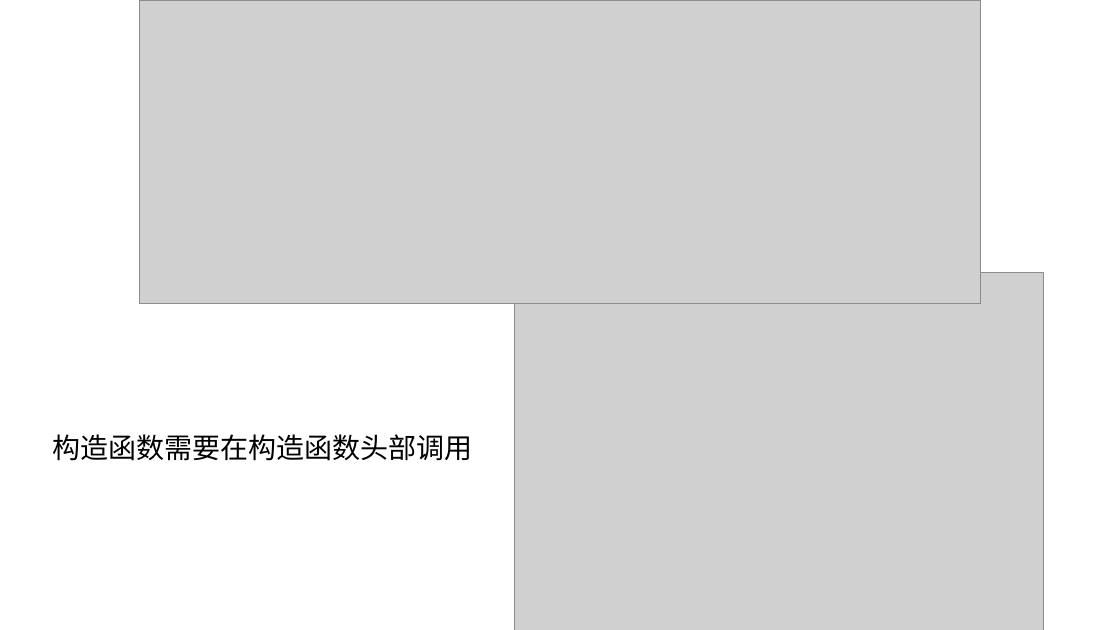
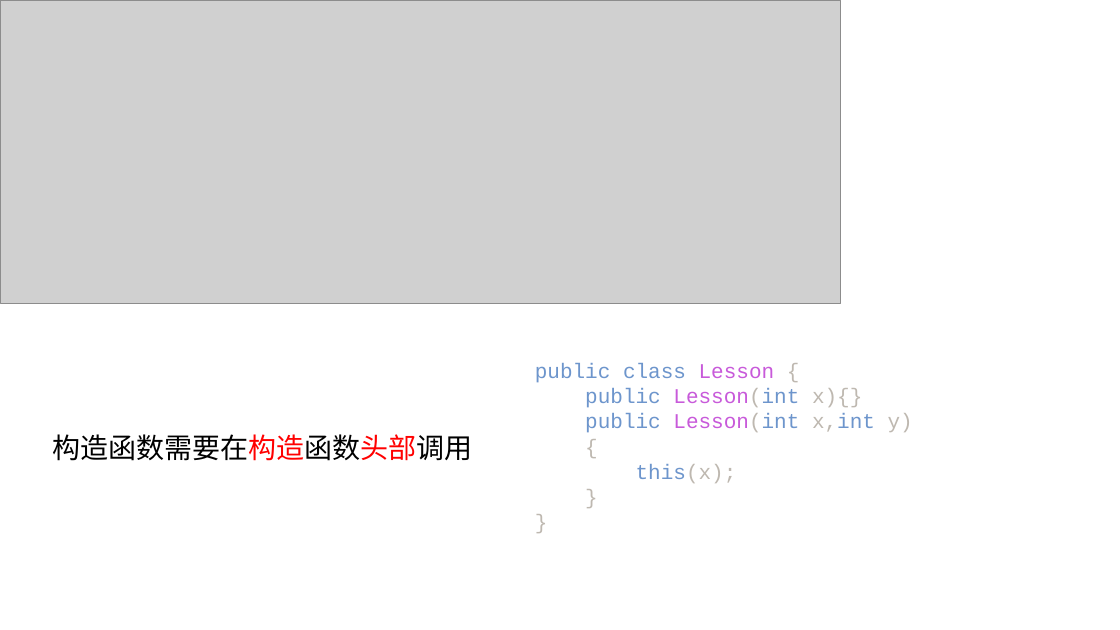
Before and after one commit to lxl66566/my-college-files, a slide deck: slide 6 of 编程有关/java/java1.pptx (slide 7 before the commit). Drawn at 1120x630 pixels with LibreOffice and Linux fonts; fonts in the diff are those of the drawing; grey boxes stand for pictures. Boxes give left, top, right and bottom in pixels: in the first picture for what was removed or moved away, otherwise in the second. Text is boxed around its words. In the diff, an @@ line names an element or a change of style, - is before the commit and + after.

```diff
--- a/编程有关/java/java1.pptx
+++ b/编程有关/java/java1.pptx
@@ picture: place and size @@
-picture at [139,0,981,303]
+picture at [0,0,841,303]
@@ picture removed at [515,273,1044,630] @@
@@ text added at [535,363,913,483], 18 pt, text #6D95CC @@
+public class Lesson {
+public Lesson(int x){}
+public Lesson(int x,int y)
+{
+this(x);
+}
+}
@@ text "构造函数需要在构造函数头部调用" at [52,434,472,461]: text colour #000000 to #FF0000 in "构造函数需要在构造函数头部调用" @@
```
Also in this commit, not shown: 3 other slides changed, 5 slides added, 2 slides removed, 26 other files.
